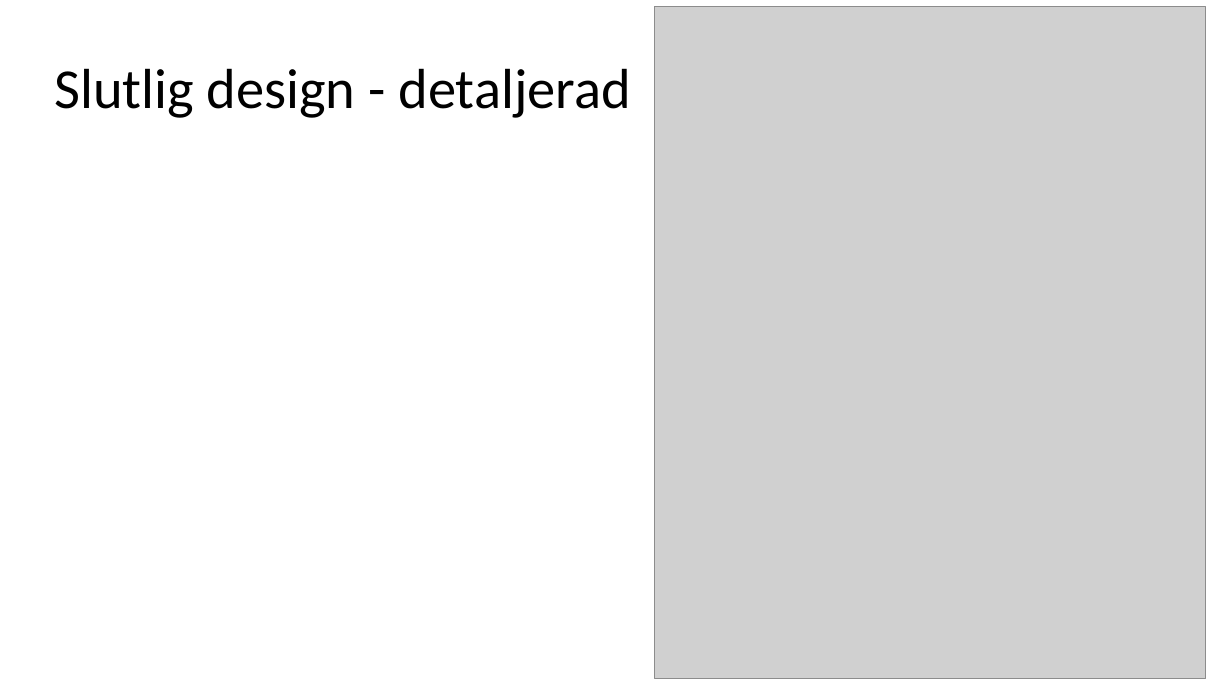
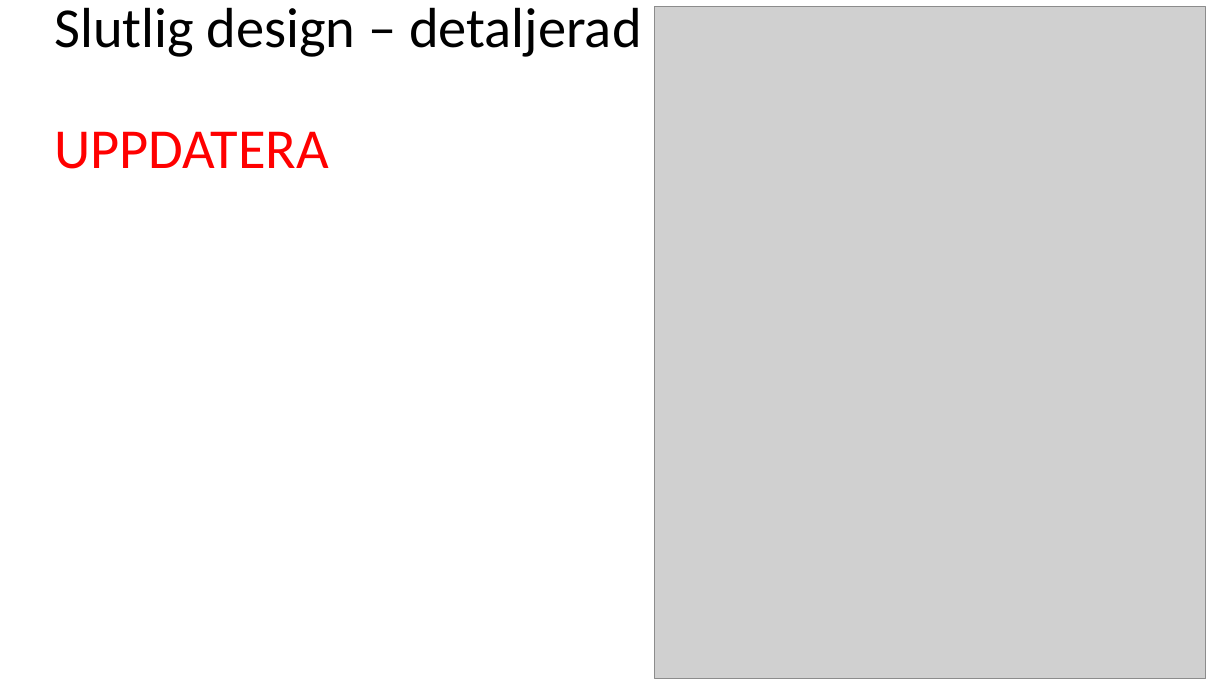
Before and after one commit to Pontussand/INTE2016Project, a slide deck: slide 4 of reports/Slutredovisning/slutredovisning_grupp2.pptx. Drawn at 1232x693 pixels with LibreOffice and Linux fonts; fonts in the diff are those of the drawing; grey boxes stand for pictures. Boxes give left, top, right and bottom in pixels: in the first picture for what was removed or moved away, otherwise in the second. Text is boxed around its words. In the diff, an @@ line names an element or a change of style, - is before the commit and + after.

Commit message:
Skrev de sista testerna för touch utifrån ekvivalensklasserna + uppdaterade ekvivalensklasserna (dokumentet) + variabel för maxlängd för FSO + uppdaterade testfallen för bestlutstabell (tillsammans med övriga) + fyllde på slutrapporten med TDD-utvärdering, Pontus TDD, info om ekvivalensklasser och beslutstabeller, granskning, byggskript (tilsammans med övriga)

```diff
--- a/reports/Slutredovisning/slutredovisning_grupp2.pptx
+++ b/reports/Slutredovisning/slutredovisning_grupp2.pptx
@@ text at (x1=54, y1=7, x2=641, y2=169): text changed @@
-Slutlig design - detaljerad
+Slutlig design – detaljerad
+UPPDATERA
```
Also in this commit, not shown: 13 other slides changed, 8 slides added, 6 slides removed, 4 other files.
